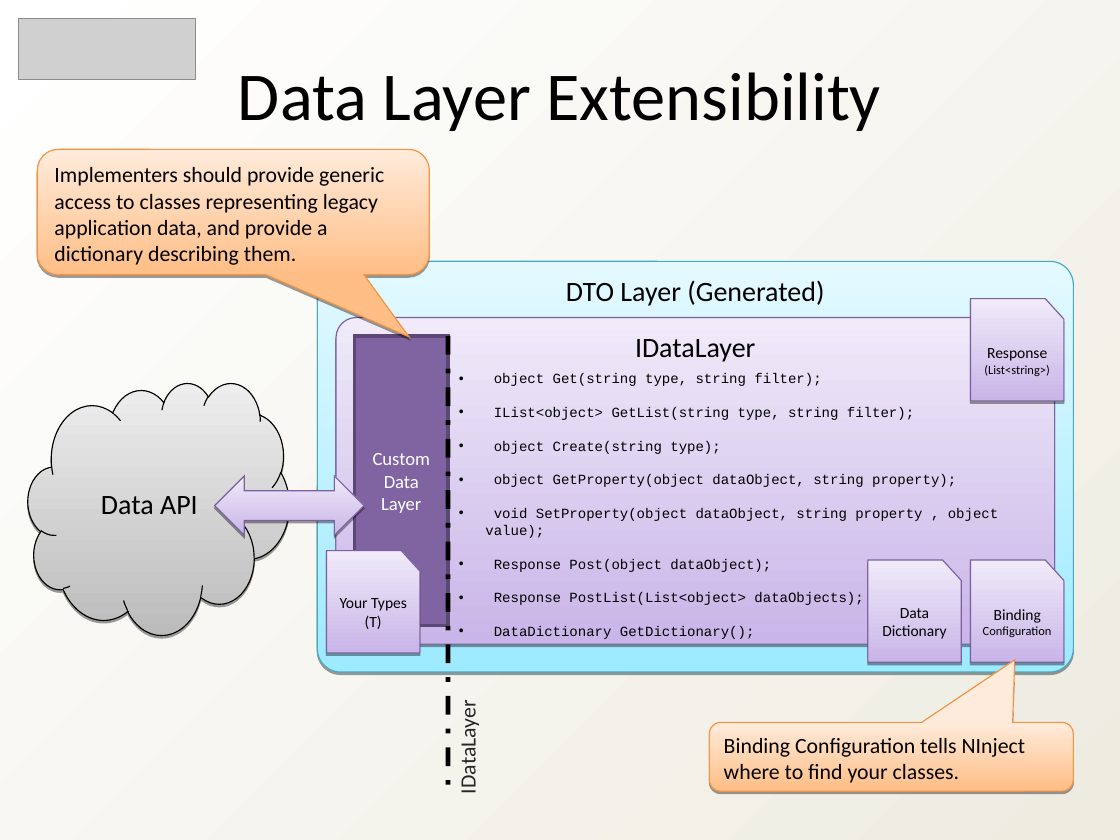
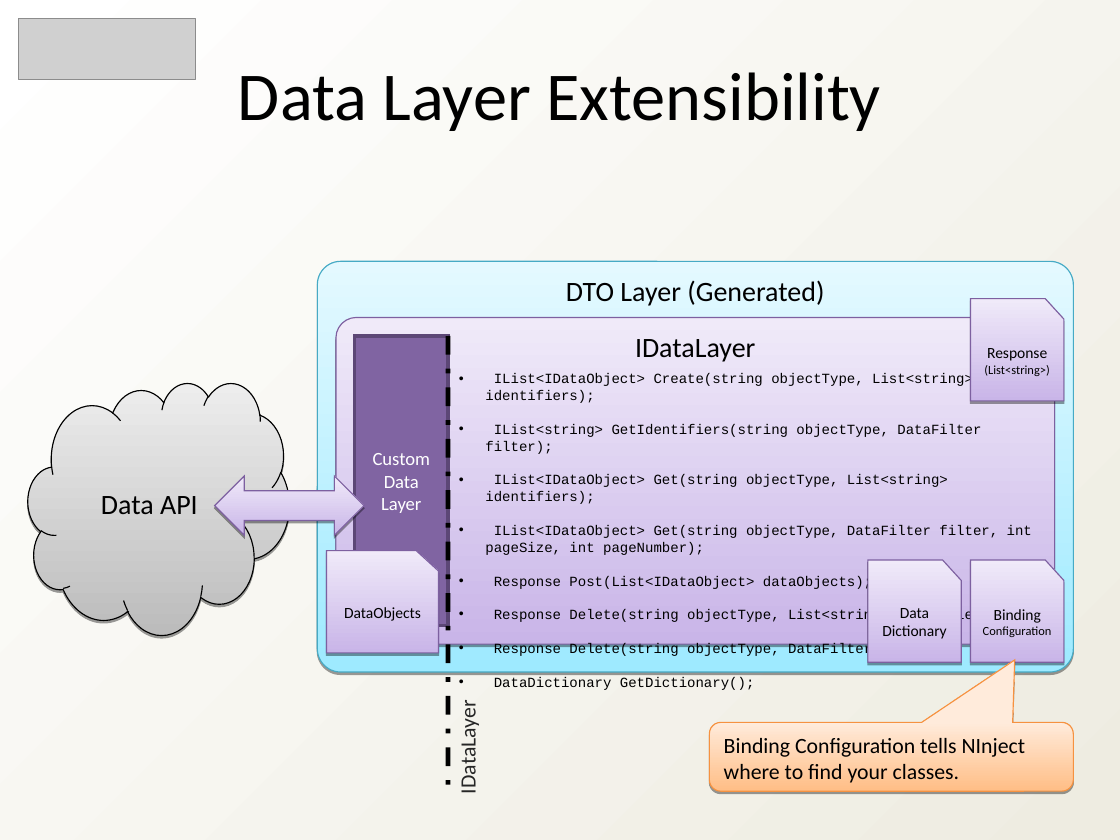
Before and after one commit to heyena/iring-tools, a slide deck: slide 13 of trunk/Documentation/iRINGTools_SDK_Overview_v1_2_1.ppt. Drawn at 1120x840 pixels with LibreOffice and Linux fonts; fonts in the diff are those of the drawing; grey boxes stand for pictures. Boxes give left, top, right and bottom in pixels: in the first picture for what was removed or moved away, otherwise in the second. Text is boxed around its words. In the diff, an @@ line names an element or a change of style, - is before the commit and + after.

Commit message:
Made modifications as per the new IDataLayer interface.

```diff
--- a/trunk/Documentation/iRINGTools_SDK_Overview_v1_2_1.ppt
+++ b/trunk/Documentation/iRINGTools_SDK_Overview_v1_2_1.ppt
@@ rounded speech box removed at <box>37,149,429,274</box> @@
-Implementers should provide generic access to classes representing legacy application data, and provide a dictionary describing them.
@@ text at <box>485,373,1032,658</box>: text changed @@
-• object Get(string type, string filter);
-• IList<object> GetList(string type, string filter);
-• object Create(string type);
-• object GetProperty(object dataObject, string property);
-• void SetProperty(object dataObject, string property , object value);
-• Response Post(object dataObject);
-• Response PostList(List<object> dataObjects);
+• IList<IDataObject> Create(string objectType, List<string> identifiers);
+• IList<string> GetIdentifiers(string objectType, DataFilter filter);
+• IList<IDataObject> Get(string objectType, List<string> identifiers);
+• IList<IDataObject> Get(string objectType, DataFilter filter, int pageSize, int pageNumber);
+• Response Post(List<IDataObject> dataObjects);
+• Response Delete(string objectType, List<string> identifiers);
+• Response Delete(string objectType, DataFilter filter);
@@ flow chart punched card "DataObjects": place and size @@
-flow chart punched card "DataObjects" at <box>327,551,420,653</box>
+flow chart punched card "DataObjects" at <box>327,551,439,653</box>
@@ text in flow chart punched card at <box>344,607,421,621</box>: text changed @@
-Your Types (T)
+DataObjects
```
Also in this commit, not shown: 1 other slide changed, 1 other file.
